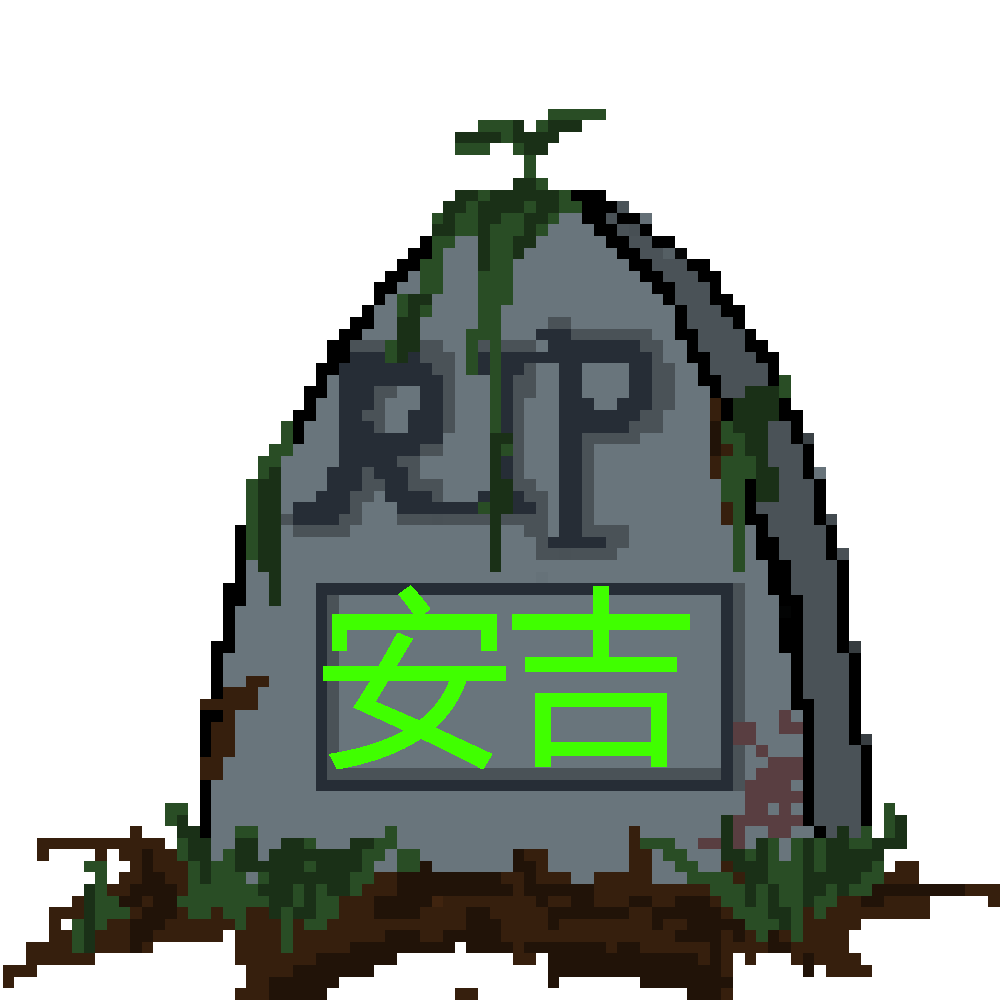
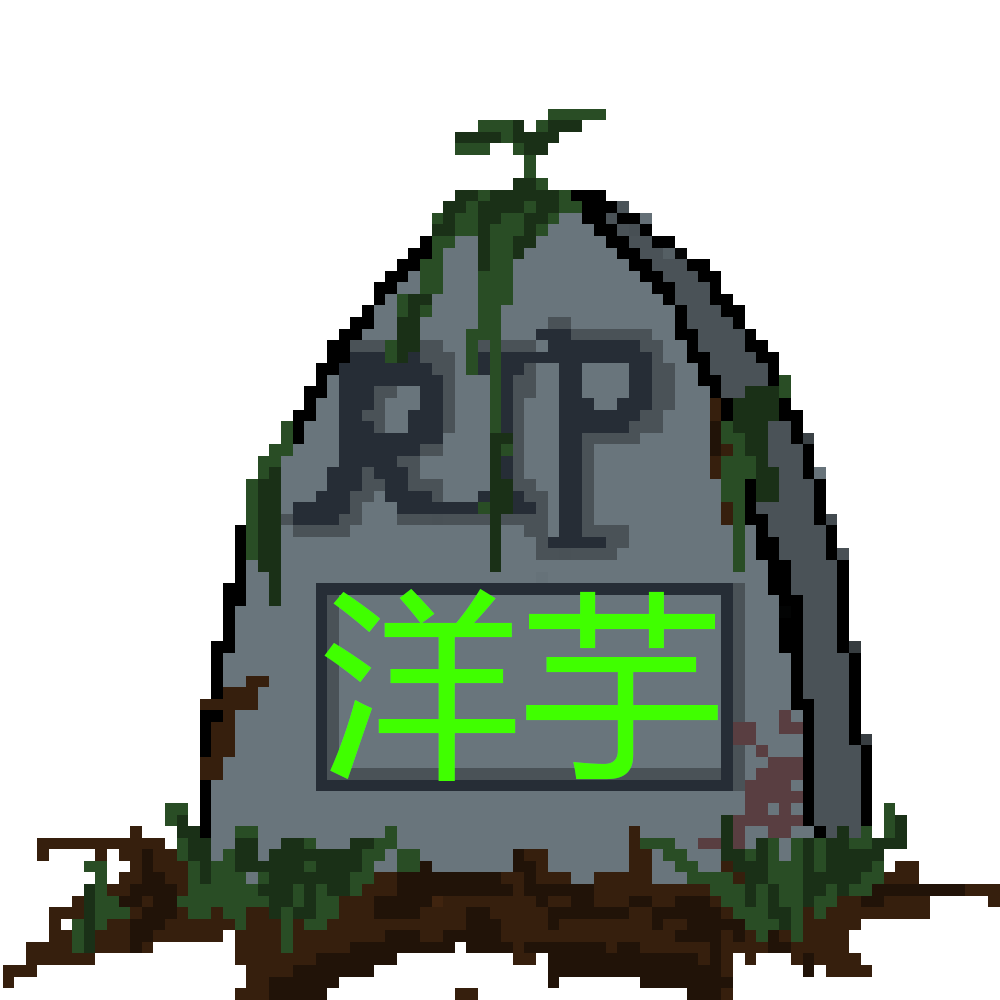
The second 1000px x 1000px image is a revision of the first. Changes to its layers:
added layer "洋芋" in group "组 1" over box(324, 588, 718, 781)
hid "安吉" over box(323, 585, 690, 769)
